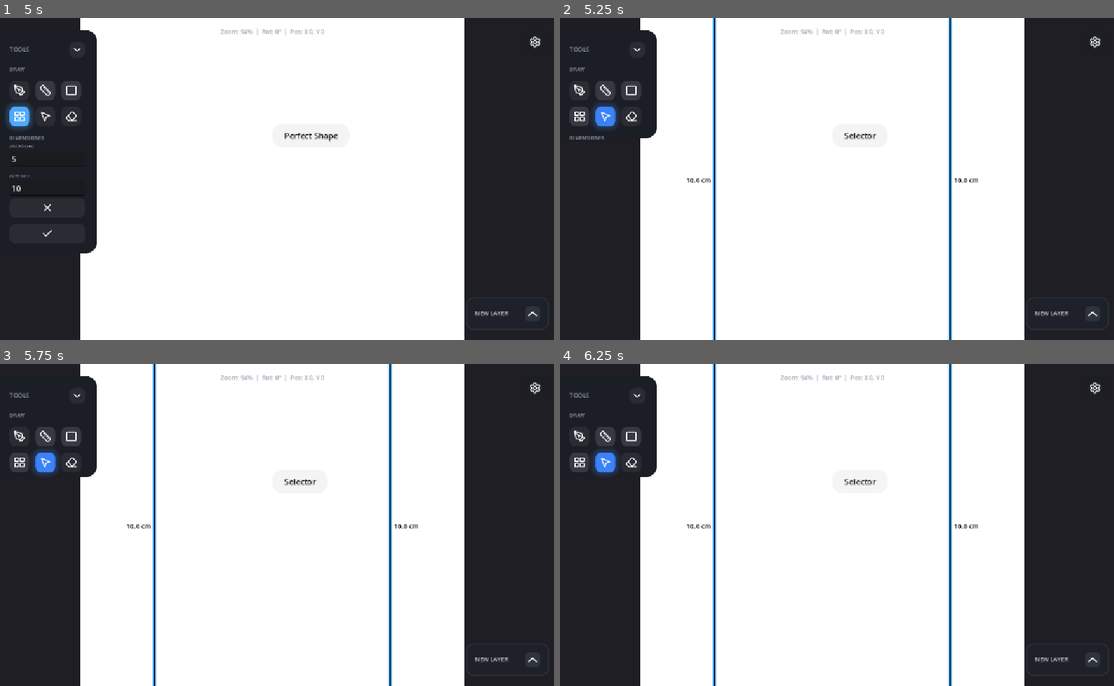
Above: before the commit, frames 1-4 (two rows, left to right).
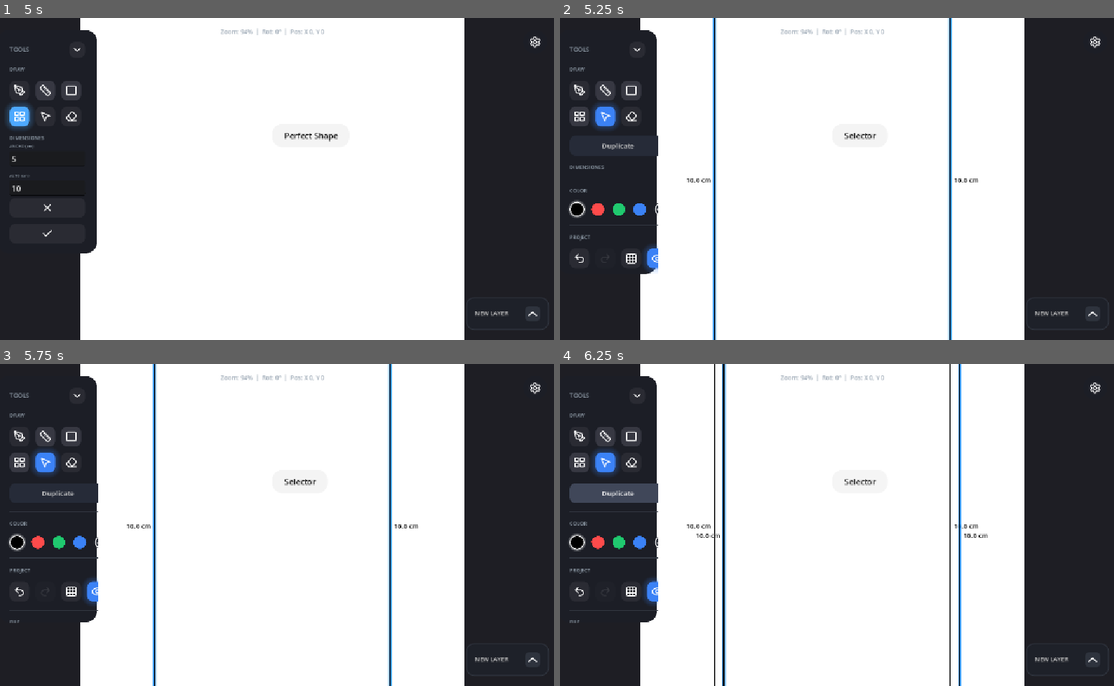
Above: after the commit, the same moments.

Repository: OmarSaez/plan-2d
Game: Godot game, scene res://src/main.tscn
Two runs of this game, one before a commit and one after it. Both use one fixed random seed, a clock stepped at 60 frames per second and the inputs below. This scene is started directly instead of the project's main scene.
Inputs (mouse positions are in pixels of both pictures, inside the frame that each line leads up to):
- Up to frame 1 (5 s): click (531, 314) at 0.5 s; click (99, 50) at 1.25 s; click (22, 92) at 2 s; click (44, 92) at 2.75 s; click (72, 92) at 3.5 s; click (22, 117) at 4.25 s
- Up to frame 2 (5.25 s): click (609, 233) at 5 s
- Up to frame 3 (5.75 s): no input
- Up to frame 4 (6.25 s): click (620, 492) at 5.75 s, where only the run after the commit has a clickable "Duplicate"

Frame 1 is identical in both runs. In frame 2, 2.0% of the frame differs, in the area x 1-18%, y 34-80%; in frame 3, 2.0%; in frame 4, 5.4%, in the area x 1-78%, y 0-100%.

Commit message:
Se agrega que al moemnto de selecionar un conjunto permita pegarlo genernado una copia

Diff:
--- a/src/ui/main_ui.gd
+++ b/src/ui/main_ui.gd
@@ -37,6 +37,10 @@
 @onready var eraser_option: OptionButton = $SettingsWidget/Margin/VBox/Content/VBoxLang/EraserOption
 @onready var unit_option: OptionButton = $SettingsWidget/Margin/VBox/Content/VBoxLang/UnitOption
 @onready var vbox_lang: VBoxContainer = $SettingsWidget/Margin/VBox/Content/VBoxLang
+
+var selection_wrapper: Control
+var duplicate_btn: Button
+var last_has_selection: bool = false
 
 var is_collapsed: bool = false
 var base_content_height: float = 0.0
@@ -98,6 +102,7 @@
 	_setup_color_options()
 	_setup_auto_measure_btn()
 	_setup_archivo_buttons()
+	_setup_duplicate_btn()
 	_setup_tool_toast()
 
 	var layer_panel = load("res://src/ui/layer_panel.gd").new()
@@ -310,7 +315,6 @@
 
 	tw.tween_interval(1.5)
 	tw.tween_callback(func():
-		var fade_tw = create_tween()
 		btn.icon = original_icon
 		btn.add_theme_stylebox_override("normal", original_style)
 		var sb_hover = original_style.duplicate()
@@ -409,6 +413,99 @@
 	parent.move_child(wrapper, idx)
 	wrapper.add_child(btn)
 	btn.position = Vector2.ZERO
+
+func _setup_duplicate_btn() -> void:
+	selection_wrapper = Control.new()
+	selection_wrapper.clip_contents = true
+	selection_wrapper.custom_minimum_size.x = 196
+	selection_wrapper.hide()
+
+	duplicate_btn = Button.new()
+	duplicate_btn.text = "UI_DUPLICATE"
+	duplicate_btn.custom_minimum_size = Vector2(196, 40)
+	duplicate_btn.size = Vector2(196, 40)
+	duplicate_btn.position = Vector2(0, 6)
+
+	var sb = StyleBoxFlat.new()
+	sb.bg_color = Color(0.15, 0.17, 0.22)
+	sb.corner_radius_top_left = 12
+	sb.corner_radius_top_right = 12
+	sb.corner_radius_bottom_left = 12
+	sb.corner_radius_bottom_right = 12
+	duplicate_btn.add_theme_stylebox_override("normal", sb)
+
+	var sb_hover = sb.duplicate()
+	sb_hover.bg_color = Color(0.25, 0.28, 0.35)
+	duplicate_btn.add_theme_stylebox_override("hover", sb_hover)
+	duplicate_btn.add_theme_stylebox_override("pressed", sb_hover)
+
+	duplicate_btn.add_theme_color_override("font_color", Color(0.8, 0.8, 0.8))
+	duplicate_btn.add_theme_font_size_override("font_size", 14)
+
+	selection_wrapper.add_child(duplicate_btn)
+
+	var vbox_tools = $Sidebar/Margin/VBox/ContentWrapper/VBoxTools
+	vbox_tools.add_child(selection_wrapper)
+	vbox_tools.move_child(selection_wrapper, 2)
+
+	duplicate_btn.pressed.connect(_on_duplicate_pressed)
+
+func _process(delta: float) -> void:
+	var has_sel = false
+	var canvas = get_tree().current_scene.get_node_or_null("Workspace/CanvasManager")
+	if canvas:
+		var layer = canvas.get_active_layer()
+		if layer and layer.selected_indices.size() > 0:
+			has_sel = true
+
+	if has_sel != last_has_selection:
+		last_has_selection = has_sel
+		_on_selection_changed(has_sel)
+
+func _on_selection_changed(has_selection: bool) -> void:
+	var tw = create_tween().set_trans(Tween.TRANS_CUBIC).set_ease(Tween.EASE_OUT)
+	var current_content_h = content_wrapper.custom_minimum_size.y
+	var current_side_h = sidebar.size.y
+
+	if has_selection:
+		selection_wrapper.show()
+		selection_wrapper.custom_minimum_size.y = 0
+		duplicate_btn.position.y = -40
+		tw.tween_property(selection_wrapper, "custom_minimum_size:y", 46, 0.3)
+		tw.parallel().tween_property(duplicate_btn, "position:y", 6, 0.3)
+		tw.parallel().tween_property(content_wrapper, "custom_minimum_size:y", current_content_h + 46, 0.3)
+		tw.parallel().tween_property(sidebar, "size:y", current_side_h + 46, 0.3)
+	else:
+		tw.tween_property(selection_wrapper, "custom_minimum_size:y", 0, 0.3)
+		tw.parallel().tween_property(duplicate_btn, "position:y", -40, 0.3)
+		tw.parallel().tween_property(content_wrapper, "custom_minimum_size:y", current_content_h - 46, 0.3)
+		tw.parallel().tween_property(sidebar, "size:y", current_side_h - 46, 0.3)
+		tw.tween_callback(func(): selection_wrapper.hide())
+
+func _on_duplicate_pressed() -> void:
+	var canvas = get_tree().current_scene.get_node_or_null("Workspace/CanvasManager")
+	if not canvas: return
+	var layer = canvas.get_active_layer()
+	if not layer or layer.selected_indices.is_empty(): return
+
+	var new_indices = []
+	var offset = Vector2(20, 20)
+
+	var indices_to_copy = layer.selected_indices.duplicate()
+	for idx in indices_to_copy:
+		var original_line = layer.lines[idx]
+		var cloned_line = original_line.duplicate(true)
+		var pts: PackedVector2Array = cloned_line["points"].duplicate()
+		for i in range(pts.size()):
+			pts[i] += offset
+		cloned_line["points"] = pts
+		layer.lines.append(cloned_line)
+		new_indices.append(layer.lines.size() - 1)
+
+	layer.selected_indices.clear()
+	layer.selected_indices.append_array(new_indices)
+	layer.queue_redraw()
+	canvas.save_state()
 
 func _on_global_tool_selected(tool_id: String) -> void:
 	pen_btn.set_active(tool_id == "pen")
@@ -512,6 +609,8 @@
 			dim_h = 120
 
 	var base_h = collapsed_content_h if is_collapsed else base_content_height
+	if selection_wrapper and selection_wrapper.visible:
+		base_h += 46
 	var side_base_h = 96 + base_h
 
 	if show:
@@ -574,6 +673,8 @@
 		if dim_panel.visible:
 			dim_h = 230
 			target_h += dim_h + 16
+		if selection_wrapper and selection_wrapper.visible:
+			target_h += 46
 
 		tw.tween_property(dim_vbox, "size:x", 152, 0.4)
 		tw.tween_property(dim_panel, "custom_minimum_size:y", dim_h, 0.4)
@@ -593,6 +694,8 @@
 		if dim_panel.visible:
 			dim_h = 120
 			target_h += dim_h + 16
+		if selection_wrapper and selection_wrapper.visible:
+			target_h += 46
 
 		tw.tween_property(dim_vbox, "size:x", 196, 0.4)
 		tw.tween_property(dim_panel, "custom_minimum_size:y", dim_h, 0.4)
@@ -678,6 +781,16 @@
 	auto_measure_btn.pressed.connect(func():
 		EventBus.auto_measure = !EventBus.auto_measure
 		_update_auto_measure_btn_style()
+
+		var canvas = get_tree().current_scene.get_node_or_null("Workspace/CanvasManager")
+		if canvas:
+			var active_layer = canvas.get_active_layer()
+			if active_layer and active_layer.selected_indices.size() > 0:
+				var vis_str = "visible" if EventBus.auto_measure else "hidden"
+				for idx in active_layer.selected_indices:
+					active_layer.lines[idx]["label_visibility"] = vis_str
+				active_layer.queue_redraw()
+				canvas.save_state()
 	)
 
 	tools_grid.add_child(auto_measure_btn)
@@ -849,6 +962,15 @@
 
 	EventBus.set_color(c)
 
+	var canvas = get_tree().current_scene.get_node_or_null("Workspace/CanvasManager")
+	if canvas:
+		var active_layer = canvas.get_active_layer()
+		if active_layer and active_layer.selected_indices.size() > 0:
+			for idx in active_layer.selected_indices:
+				active_layer.lines[idx]["color"] = c
+			active_layer.queue_redraw()
+			canvas.save_state()
+
 func _on_settings_pressed() -> void:
 	is_settings_open = !is_settings_open
 	var tw = create_tween().set_trans(Tween.TRANS_CUBIC).set_ease(Tween.EASE_OUT)
--- a/translations.csv
+++ b/translations.csv
@@ -53,3 +53,4 @@
 UI_DELETE,Delete,Eliminar,Excluir
 UI_MEASUREMENTS,Measurements,Medidas,Medidas
 UI_MY_PROJECTS,My Projects,Mis Proyectos,Meus Projetos
+UI_DUPLICATE,Duplicate,Pegar,Colar
Binary file changed: translations.en.translation
Binary file changed: translations.es.translation
Binary file changed: translations.pt.translation
